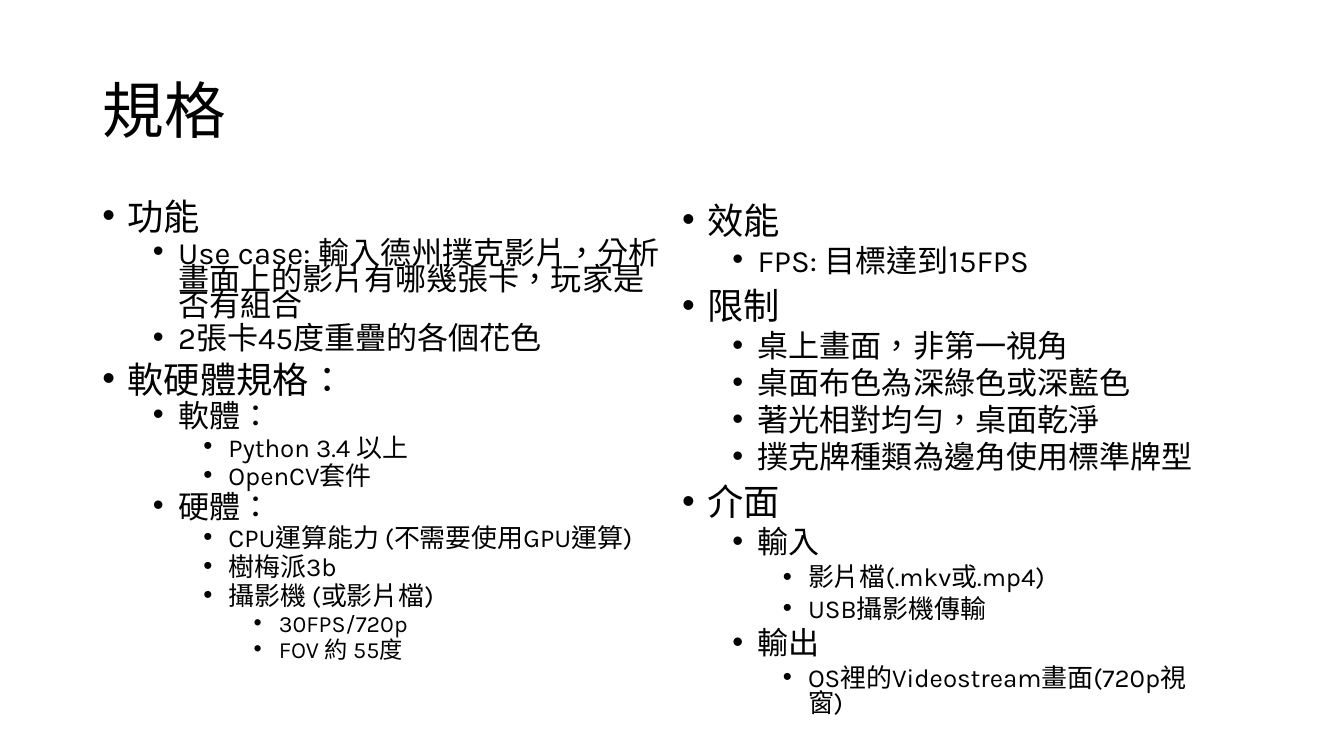
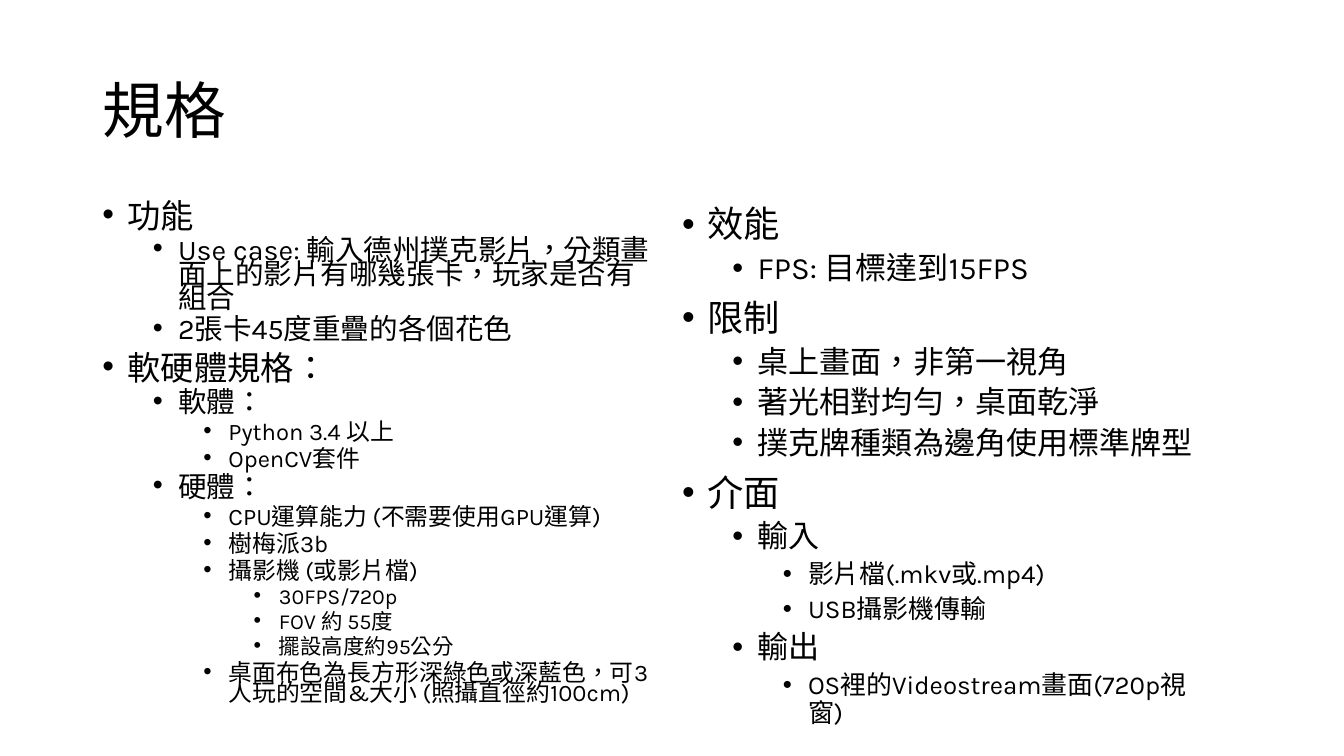
Before and after one commit to kennygnw/poker_detection_endterm, a slide deck: slide 2 of poker.pptx. Drawn at 1344x756 pixels with LibreOffice and Linux fonts; fonts in the diff are those of the drawing. Boxes give left, top, right and bottom in pixels: in the first picture for what was removed or moved away, otherwise in the second. Text is boxed around its words. In the diff, an @@ line names an element or a change of style, - is before the commit and + after.

Commit message:
update ppt

```diff
--- a/poker.pptx
+++ b/poker.pptx
@@ text at [128,200,601,631]: size 25.9 to 23.8 pt in "功能", "軟硬體規格："; size 22.2 to 20.4 pt in "2張卡45度重疊的各個花色", "軟體：", "硬體："; size 18.5 to 17 pt in "Python 3.4 以上", "OpenCV套件", "CPU運算能力 (不需要使用GPU運算)", "樹梅派3b" and 1 more places; size 16.6 to 15.3 pt in "30FPS/720p", "FOV 約 55度" @@
@@ text "效能" at [707,206,1193,701]: line spacing 0.8 to 0.9 @@
@@ text at [178,236,650,311]: text changed; size 22.2 to 20.4 pt @@
-  • Use case: 輸入德州撲克影片，分析畫面上的影片有哪幾張卡，玩家是否有組合
+  • Use case: 輸入德州撲克影片，分類畫面上的影片有哪幾張卡，玩家是否有組合
@@ text at [758,368,1131,397]: paragraph removed @@
-  • 桌面布色為深綠色或深藍色
@@ text at [228,636,648,704]: paragraphs added @@
+      • 擺設高度約95公分
+    • 桌面布色為長方形深綠色或深藍色，可3人玩的空間&大小 (照攝直徑約100cm)
```
